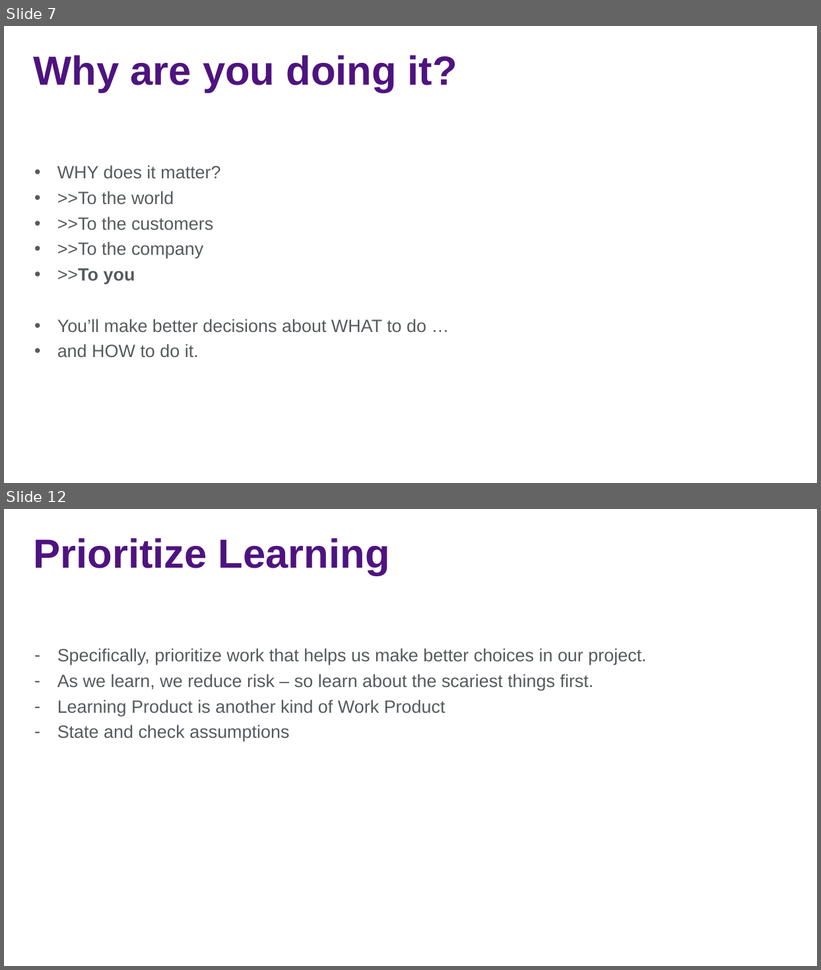
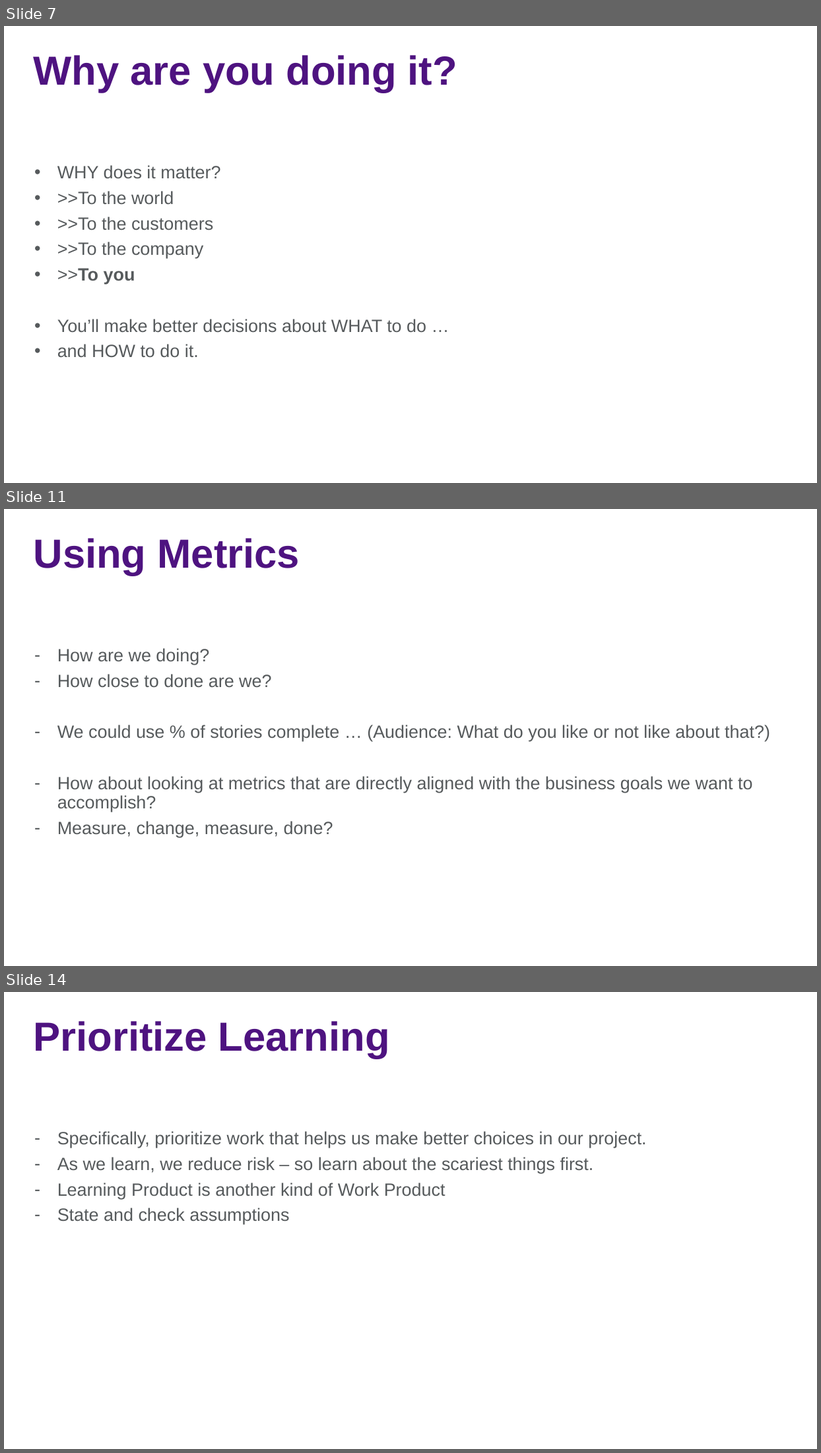
Before and after one commit to jasonjwood/presentations, a slide deck: InFusion2016 - Getting It Done - Jason Wood.pptx. Shown one above the other, each under a label of ours: slides 7 and 12 before the commit, slides 7, 11 and 14 after it; the slides between them are not shown. The pictures are 821x970 and 821x1453 pixels, drawn with LibreOffice and Linux fonts; fonts in the diff are those of the drawing; background and template pictures are left out. Boxes give left, top, right and bottom in pixels: in the first picture for what was removed or moved away, otherwise in the second. Text is boxed around its words. In the diff, an @@ line names an element or a change of style, - is before the commit and + after.

```diff
--- a/InFusion2016 - Getting It Done - Jason Wood.pptx
+++ b/InFusion2016 - Getting It Done - Jason Wood.pptx
@@ slide 11 added at [4, 509, 817, 966], background picture (left out) @@
@@ title added at [34, 538, 300, 576], 48 pt, text #4E1380, bold @@
+Using Metrics
@@ text added at [57, 648, 770, 838], 21 pt, text #565A5C @@
+– How are we doing?
+– How close to done are we?
+– We could use % of stories complete … (Audience: What do you like or not like about that?)
+– How about looking at metrics that are directly aligned with the business goals we want to accomplish?
+– Measure, change, measure, done?
@@ what was slide 12 is now slide 14 @@
```
Also in this commit, not shown: 9 slides changed, 1 other slide added.
